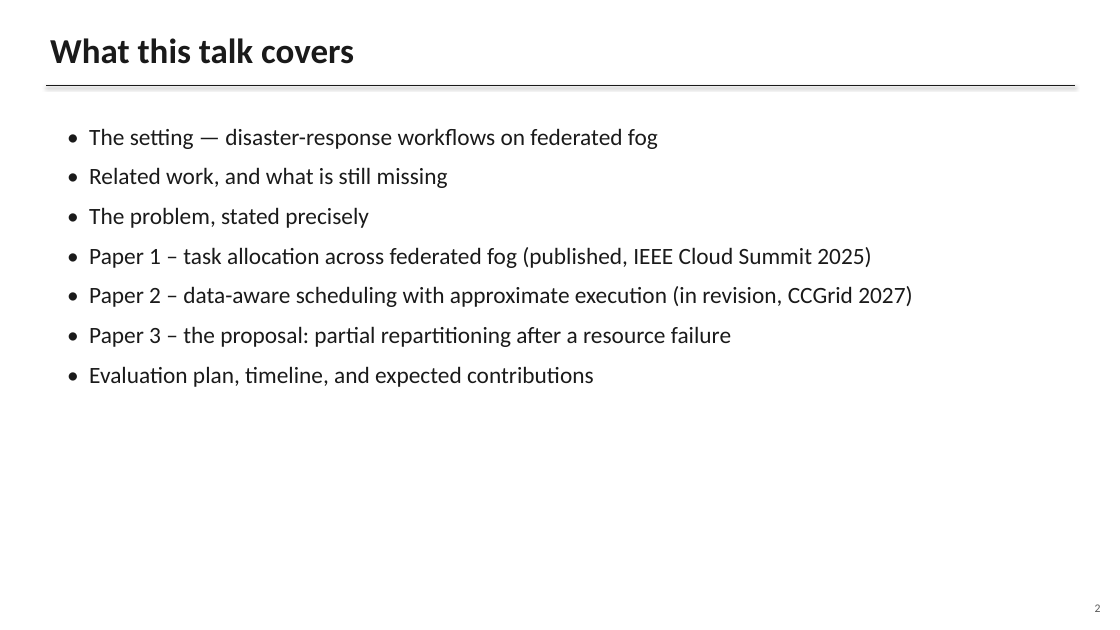
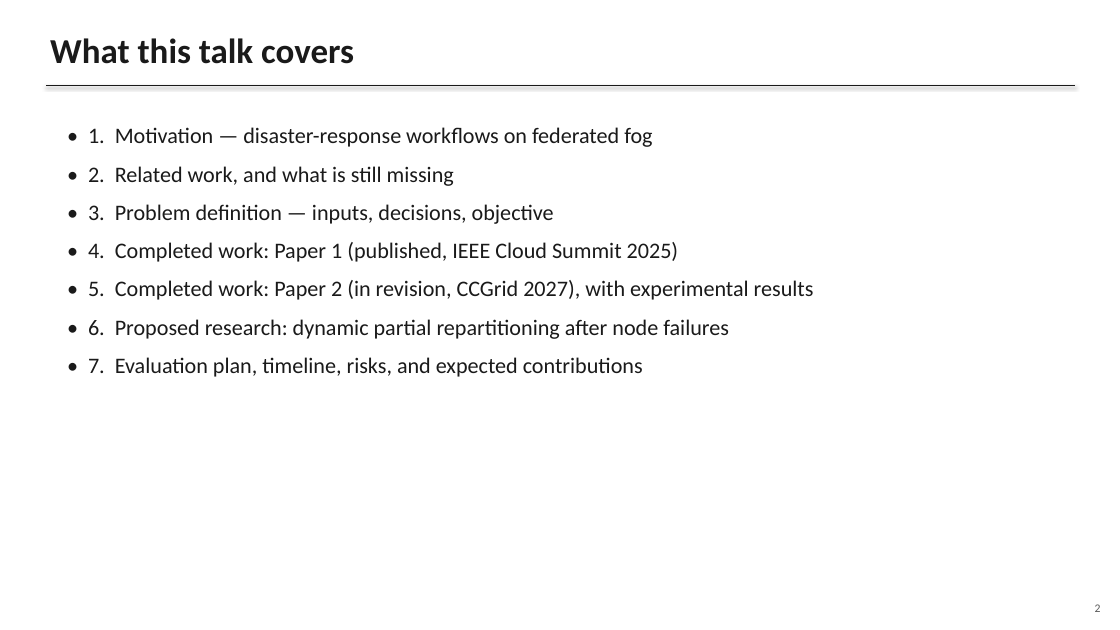
Before and after one commit to gayanigupta/data-aware-scheduling, a slide deck: slide 2 of slides/data-aware-scheduling.pptx. Drawn at 1120x630 pixels with LibreOffice and Linux fonts; fonts in the diff are those of the drawing. Boxes give left, top, right and bottom in pixels: in the first picture for what was removed or moved away, otherwise in the second. Text is boxed around its words. In the diff, an @@ line names an element or a change of style, - is before the commit and + after.

Commit message:
Restructure proposal deck to proposal-defense organization
- Numbered sections (1-7) with a running section tag on every
  slide so the structure is always visible
- New "Inputs and decisions" slide: a table stating which
  symbols are fixed inputs and which two are decided,
  mirroring the paper abstract
- Failure->repair flow diagram on the Paper 3 scenario slide
- Take-away lines on every experimental and key content slide
- Rewrote method-steps, hypotheses, risks, and conclusion
  slides into complete plain sentences

```diff
--- a/slides/data-aware-scheduling.pptx
+++ b/slides/data-aware-scheduling.pptx
@@ text at (88,127,814,377): text changed; size 20 to 19 pt @@
-• The setting — disaster-response workflows on federated fog
-• Related work, and what is still missing
-• The problem, stated precisely
-• Paper 1 – task allocation across federated fog (published, IEEE Cloud Summit 2025)
-• Paper 2 – data-aware scheduling with approximate execution (in revision, CCGrid 2027)
-• Paper 3 – the proposal: partial repartitioning after a resource failure
-• Evaluation plan, timeline, and expected contributions
+• 1. Motivation — disaster-response workflows on federated fog
+• 2. Related work, and what is still missing
+• 3. Problem definition — inputs, decisions, objective
+• 4. Completed work: Paper 1 (published, IEEE Cloud Summit 2025)
+• 5. Completed work: Paper 2 (in revision, CCGrid 2027), with experimental results
+• 6. Proposed research: dynamic partial repartitioning after node failures
+• 7. Evaluation plan, timeline, risks, and expected contributions
```
Also in this commit, not shown: 45 other slides changed, 1 slide added, 1 other file.
